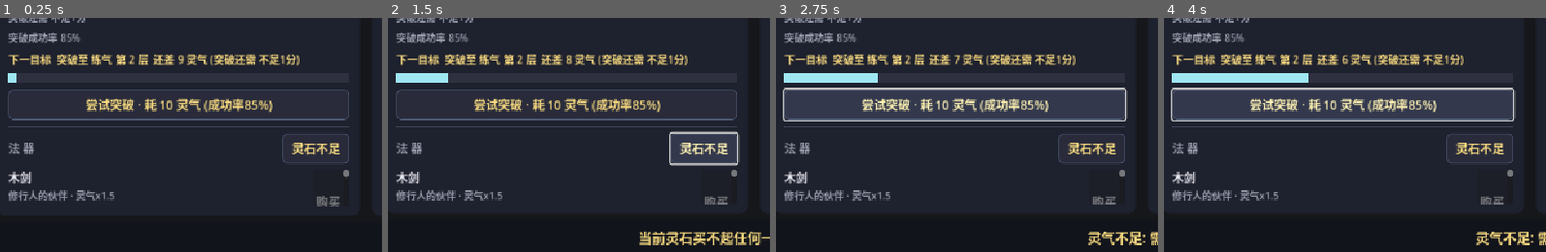
Above: before the commit, frames 1-4 (left to right).
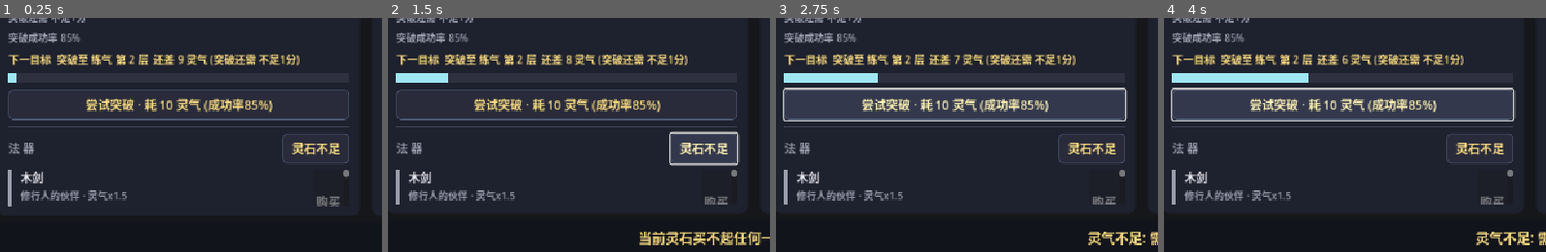
Above: after the commit, the same moments.

Repository: playerss/xiuxian-idle-godot
Game: Godot game, scene res://scenes/main.tscn
Same seed, same stepped clock (60 frames per second), same inputs: the game is played once before the commit and once after it.
Inputs:
- Up to frame 1 (0.25 s): no input
- Up to frame 2 (1.5 s): click "尝试突破 · 耗 10 灵气 (成功率85%)" at 0.5 s; click "灵石不足" at 1.25 s
- Up to frame 3 (2.75 s): click "尝试突破 · 耗 10 灵气 (成功率85%)" at 2 s
- Up to frame 4 (4 s): click "灵石不足" at 2.75 s; click "尝试突破 · 耗 10 灵气 (成功率85%)" at 3.5 s
The pictures show only the part of the screen within x 2-52%, y 50-100%; the shares and areas given below are measured in that part.

The runs differ from the first frame. In frame 1, 1.3% of the frame differs, in the area x 2-34%, y 64-81%; in frame 2, 1.3%; in frame 3, 1.3%; in frame 4, 1.3%.

Commit message:
feat(打磨-41): 技能/装备/法器行品质色标 — 260 行数据原仅靠 名称/文案 区分品质, 扫描时 凡~神 七档难辨; 每行行首加 4px 品质色竖条 (复用 GameData.TIER_COLOR: 技能 tier 0..5 / 装备 tier 0..6 / 法器无 tier 按价格档 <1k 凡灰·<100k 玄蓝·<1M 仙紫·以上 神金, 四档均有覆盖), 状态高亮金框 (打磨-1) 保持不变; main.gd _add_tier_bar 行首 4px ColorRect (SIZE_FILL 撑满行高, 构建一次无每帧刷新) + _item_tier_color 法器价格档着色, ui_test 补 _assert_tier_bars (技能 120×3 + 装备 140×2 + 法器 10×2 + 四档覆盖 1 = 661 项断言: 首子节点/颜色=数据tier 或 价格档/高度≥16, 注意 含 await 的断言函数调用须 await 否则协程挂起后直接 _finish 漏断), 126→787 项; 主场景 0 报错, selftest 549 + stress 613 回归全过; 顺带 01/02/03 三张 Steam 商店截图 Xvfb 重跑更新当前版 UI (左缘 0..120px 程序化校验品质色像素增量), PROJECT_PLAN 勾选打磨-41 并新增打磨-42 候选

Diff:
--- a/scripts/main.gd
+++ b/scripts/main.gd
@@ -1,5 +1,6 @@
 extends Control
 ## 修仙挂机 · 主界面 (UI 全部代码构建, Tab: 修行/技能/装备)
+## 打磨-41: 技能/装备/法器 行首 4px 品质色竖条 (技能 tier 0..5 / 装备 tier 0..6 / 法器按价格档: 凡灰·玄蓝·仙紫·神金)
 
 const BG := Color(0.07, 0.08, 0.11)
 const PANEL_BG := Color(0.12, 0.13, 0.18)
@@ -340,6 +341,8 @@
 	row.add_theme_constant_override("separation", 12)
 	row.tooltip_text = GameData.item_detail(it["id"] as String)
 	_shop_box.add_child(row)
+	# 打磨-41: 行首品质色竖条 (法器无 tier 字段, 按价格档着色: <1k 凡灰 / <100k 玄蓝 / <1M 仙紫 / 以上 神金)
+	_add_tier_bar(row, _item_tier_color(float(it["cost"])))
 	var info := VBoxContainer.new()
 	info.size_flags_horizontal = Control.SIZE_EXPAND_FILL
 	info.add_theme_constant_override("separation", 2)
@@ -446,6 +449,8 @@
 	var hb := HBoxContainer.new()
 	hb.add_theme_constant_override("separation", 10)
 	row.add_child(hb)
+	# 打磨-41: 行首品质色竖条 (4px, 颜色随数据 tier 固定, 构建一次)
+	_add_tier_bar(hb, GameData.TIER_COLOR[int(s["tier"])])
 	var info := VBoxContainer.new()
 	info.size_flags_horizontal = Control.SIZE_EXPAND_FILL
 	info.add_theme_constant_override("separation", 2)
@@ -688,6 +693,8 @@
 	var hb := HBoxContainer.new()
 	hb.add_theme_constant_override("separation", 10)
 	row.add_child(hb)
+	# 打磨-41: 行首品质色竖条 (4px, 颜色随数据 tier 固定, 构建一次)
+	_add_tier_bar(hb, GameData.TIER_COLOR[int(e["tier"])])
 	var info := VBoxContainer.new()
 	info.size_flags_horizontal = Control.SIZE_EXPAND_FILL
 	info.add_theme_constant_override("separation", 2)
@@ -1211,6 +1218,28 @@
 	return GameData.dao if GameData.ascended else GameData.essence
 
 
+# 打磨-41: 行首品质色竖条 (4px, 构建后颜色不变, 无每帧刷新)
+func _add_tier_bar(parent: Control, color: Color) -> void:
+	var bar := ColorRect.new()
+	bar.color = color
+	bar.custom_minimum_size = Vector2(4, 18)
+	bar.size_flags_vertical = Control.SIZE_FILL
+	bar.mouse_filter = Control.MOUSE_FILTER_IGNORE
+	parent.add_child(bar)
+	parent.move_child(bar, 0)
+
+
+# 打磨-41: 法器无品质字段, 按价格档近似着色 (与 TIER_COLOR 复用, 断言/文案口径一致)
+func _item_tier_color(cost: float) -> Color:
+	if cost < 1000.0:
+		return GameData.TIER_COLOR[0]    # 凡灰
+	if cost < 100000.0:
+		return GameData.TIER_COLOR[2]   # 玄蓝
+	if cost < 1000000.0:
+		return GameData.TIER_COLOR[5]   # 仙紫
+	return GameData.TIER_COLOR[6]       # 神金
+
+
 func _make_card_sb(hi: bool) -> StyleBoxFlat:
 	var sb := StyleBoxFlat.new()
 	sb.bg_color = Color(0.19, 0.17, 0.12) if hi else CARD_BG
--- a/scripts/ui_test.gd
+++ b/scripts/ui_test.gd
@@ -1,5 +1,6 @@
 extends Node
 ## 打磨-40: 成就页进度条 UI 断言 (headless 可跑, scene 模式带 autoload GameData/Steam)
+## 打磨-41: 技能/装备/法器 行首品质色竖条断言 (存在/首子节点/颜色与数据 tier 或价格档一致)
 ## 运行: timeout 30 ~/bin/godot --headless --path . res://scenes/ui_test.tscn
 ## 退出码 0 = 通过, 非 0 = 失败 (失败详情写入 user://ui_test_result.txt)
 ## 说明: 实例化主场景 (UI 全代码构建), 直接驱动 _refresh 断言进度条节点/宽度/颜色/tooltip;
@@ -61,6 +62,7 @@
 	await get_tree().process_frame
 	_assert_initial()
 	_mutate_state()
+	await _assert_tier_bars()
 	_finish()
 
 
@@ -133,6 +135,55 @@
 	check(all_ok, "排序 前 %d 行均为已解锁 (金框)" % done.size())
 
 
+# 打磨-41: 技能/装备/法器 行首品质色竖条 (120+140+10 行, 颜色与 数据tier/价格档 一致)
+func _assert_tier_bars() -> void:
+	var g := GameData
+	# 技能页 (tab 1): 色条 = TIER_COLOR[s.tier]
+	ui._tab.current_tab = 1
+	ui._refresh()
+	await get_tree().process_frame
+	for id in g.skill_ids:
+		var s: Dictionary = g.skill_by_id[id]
+		var rown: Node = ui._skill_row_nodes[id]
+		var hb: HBoxContainer = rown.get_child(0)
+		check(hb.get_child_count() > 0 and hb.get_child(0) is ColorRect, "技能 %s 色条为首子节点" % id)
+		if hb.get_child_count() == 0 or not (hb.get_child(0) is ColorRect):
+			continue
+		var bar: ColorRect = hb.get_child(0)
+		check(bar.color == g.TIER_COLOR[int(s["tier"])], "技能 %s 色条色=%s tier=%s" % [id, str(bar.color), str(s["tier"])])
+		check(bar.size.y >= 16.0, "技能 %s 色条高>16 (实际 %.0f)" % [id, bar.size.y])
+	# 装备页 (tab 2): 色条 = TIER_COLOR[e.tier]
+	ui._tab.current_tab = 2
+	ui._refresh()
+	await get_tree().process_frame
+	for id in g.equip_ids:
+		var e: Dictionary = g.equip_by_id[id]
+		var rown: Node = ui._equip_row_nodes[id]
+		var hb: HBoxContainer = rown.get_child(0)
+		check(hb.get_child_count() > 0 and hb.get_child(0) is ColorRect, "装备 %s 色条为首子节点" % id)
+		if hb.get_child_count() == 0 or not (hb.get_child(0) is ColorRect):
+			continue
+		var bar: ColorRect = hb.get_child(0)
+		check(bar.color == g.TIER_COLOR[int(e["tier"])], "装备 %s 色条色=%s tier=%s" % [id, str(bar.color), str(e["tier"])])
+	# 修行页 (tab 0): 法器色条 = 价格档 (1k/100k/1M -> 凡灰/玄蓝/仙紫/神金)
+	ui._tab.current_tab = 0
+	ui._refresh()
+	await get_tree().process_frame
+	var tier_seen := {0: 0, 2: 0, 5: 0, 6: 0}
+	for it in g.ITEMS:
+		var iid: String = str(it["id"])
+		var row: Node = ui._shop_row_nodes[iid]
+		check(row.get_child_count() > 0 and row.get_child(0) is ColorRect, "法器 %s 色条为首子节点" % iid)
+		if row.get_child_count() == 0 or not (row.get_child(0) is ColorRect):
+			continue
+		var bar: ColorRect = row.get_child(0)
+		var cost: float = float(it["cost"])
+		var expect_idx := 0 if cost < 1000.0 else (2 if cost < 100000.0 else (5 if cost < 1000000.0 else 6))
+		check(bar.color == g.TIER_COLOR[expect_idx], "法器 %s 价格档色=%s 期望档%d" % [iid, str(bar.color), expect_idx])
+		tier_seen[expect_idx] = tier_seen[expect_idx] + 1
+	check(tier_seen[0] > 0 and tier_seen[2] > 0 and tier_seen[5] > 0 and tier_seen[6] > 0, "法器四档价格色标均有覆盖 (实际 %s)" % str(tier_seen))
+
+
 func _finish() -> void:
 	print("")
 	if _fail.is_empty():
Binary file changed: store/shots/01_training.png
Binary file changed: store/shots/02_skills.png
Binary file changed: store/shots/03_equipment.png
Not shown, changed: PROJECT_PLAN.md
